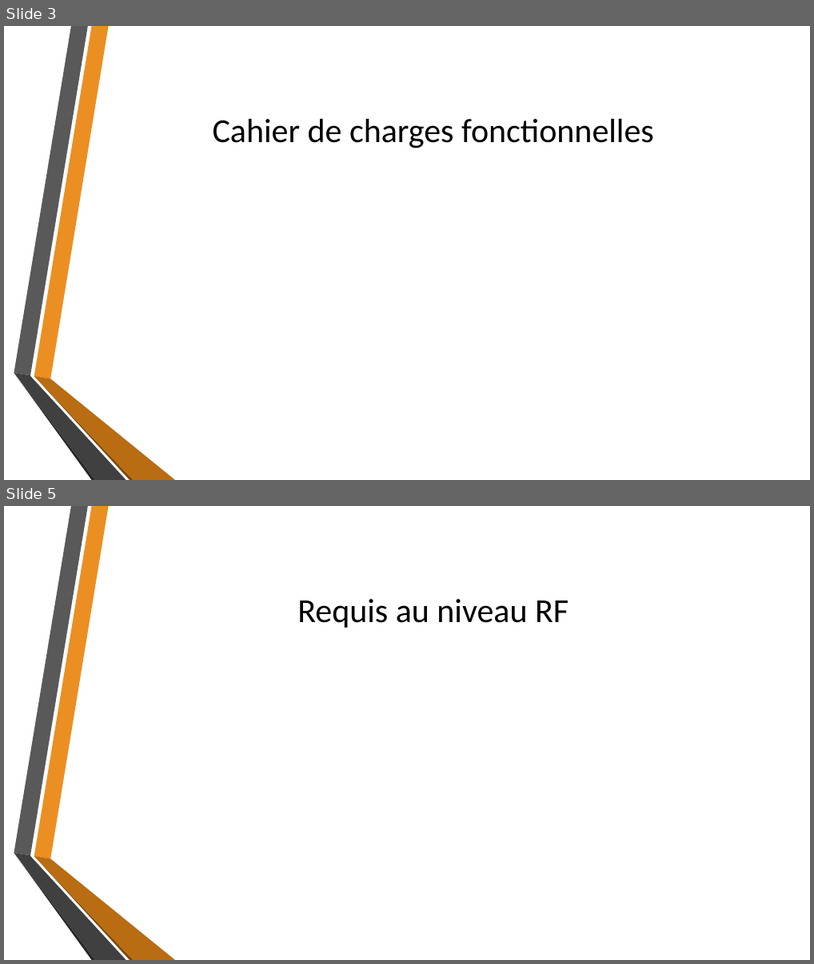
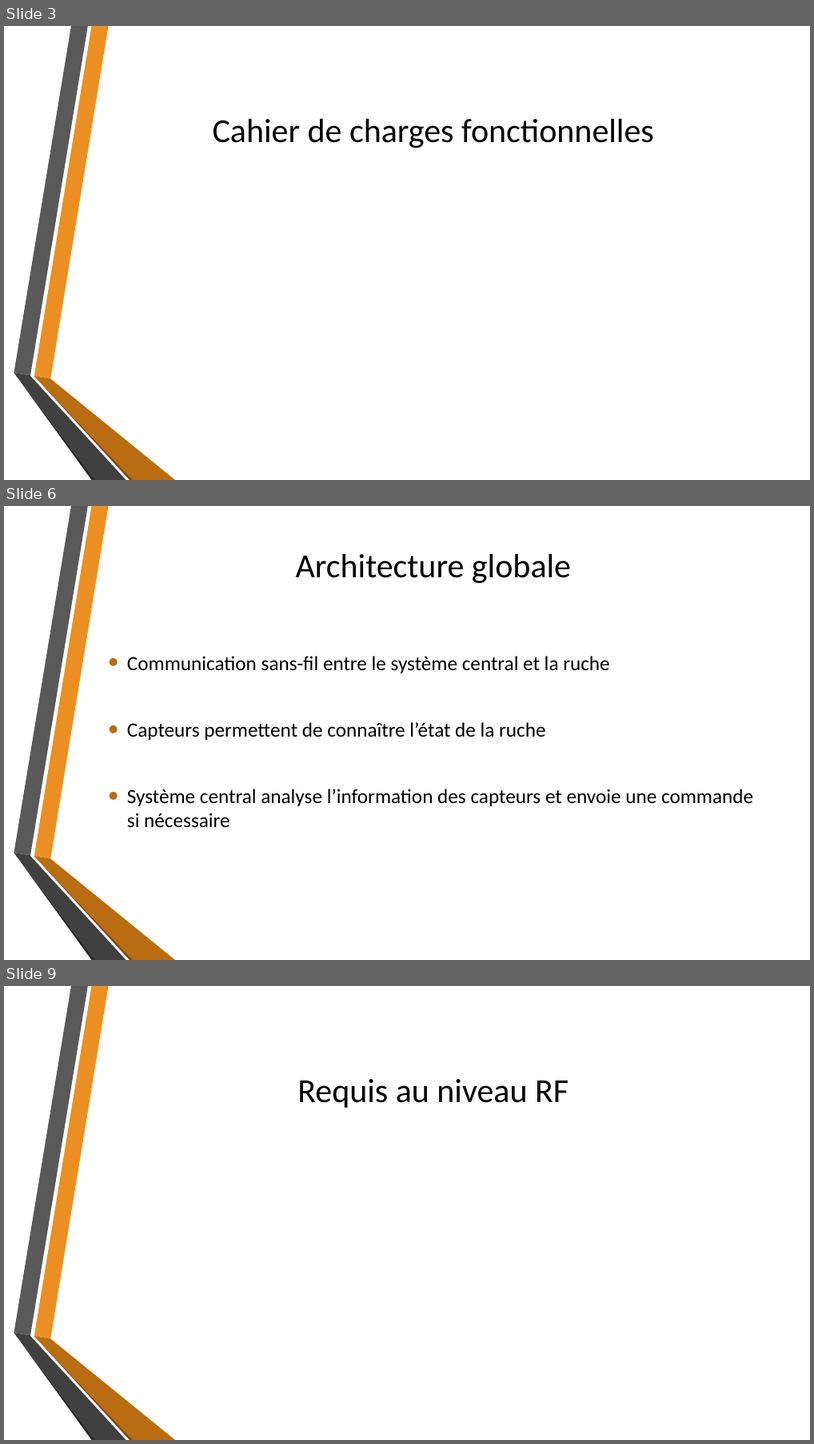
Before and after one commit to fisj2002/Projet_S6_Documentation, a slide deck: Dossier de Conception.pptx. Shown one above the other, each under a label of ours: slides 3 and 5 before the commit, slides 3, 6 and 9 after it; the slides between them are not shown. The pictures are 814x964 and 814x1444 pixels, drawn with LibreOffice and Linux fonts; fonts in the diff are those of the drawing; background and template pictures are left out. Boxes give left, top, right and bottom in pixels: in the first picture for what was removed or moved away, otherwise in the second. Text is boxed around its words. In the diff, an @@ line names an element or a change of style, - is before the commit and + after.

Commit message:
PT-25 Ajout de la section Architecture Globale

```diff
--- a/Dossier de Conception.pptx
+++ b/Dossier de Conception.pptx
@@ slide 6 added at [4,506,810,960], background picture (left out); not listed: 6 template elements that a slide beside it also shows @@
@@ title added at [296,554,571,584], 40 pt, text #000000 @@
+Architecture globale
@@ text added at [127,656,754,828], 24 pt, text #000000 @@
+• Communication sans-fil entre le système central et la ruche
+• Capteurs permettent de connaître l’état de la ruche
+• Système central analyse l’information des capteurs et envoie une commande si nécessaire
@@ what was slide 5 is now slide 9 @@
```
Also in this commit, not shown: 1 slide changed, 3 other slides added.
